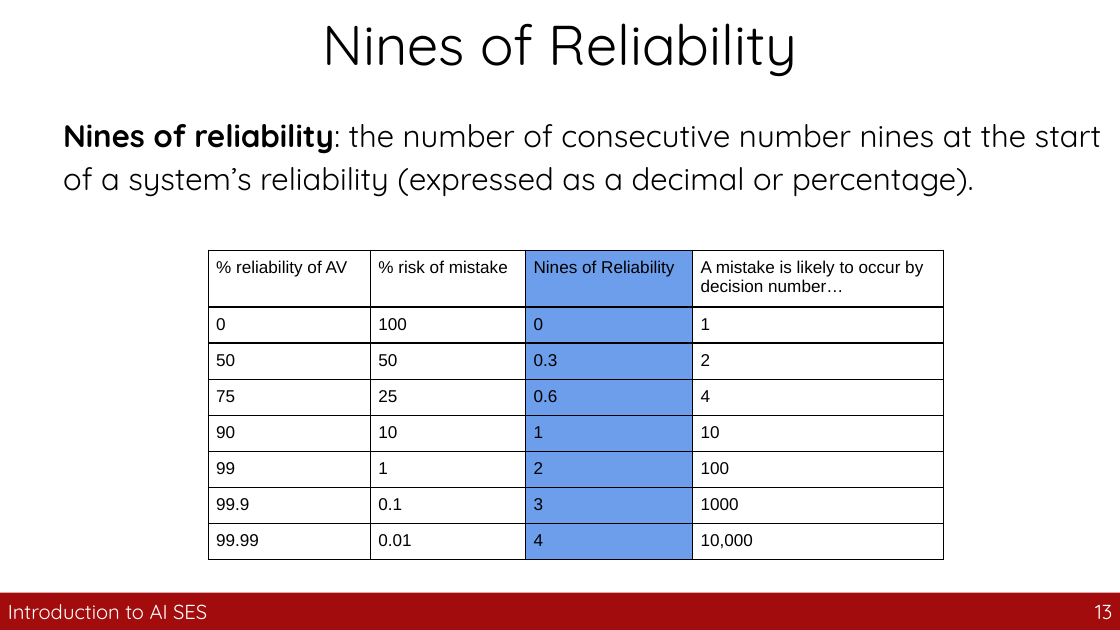
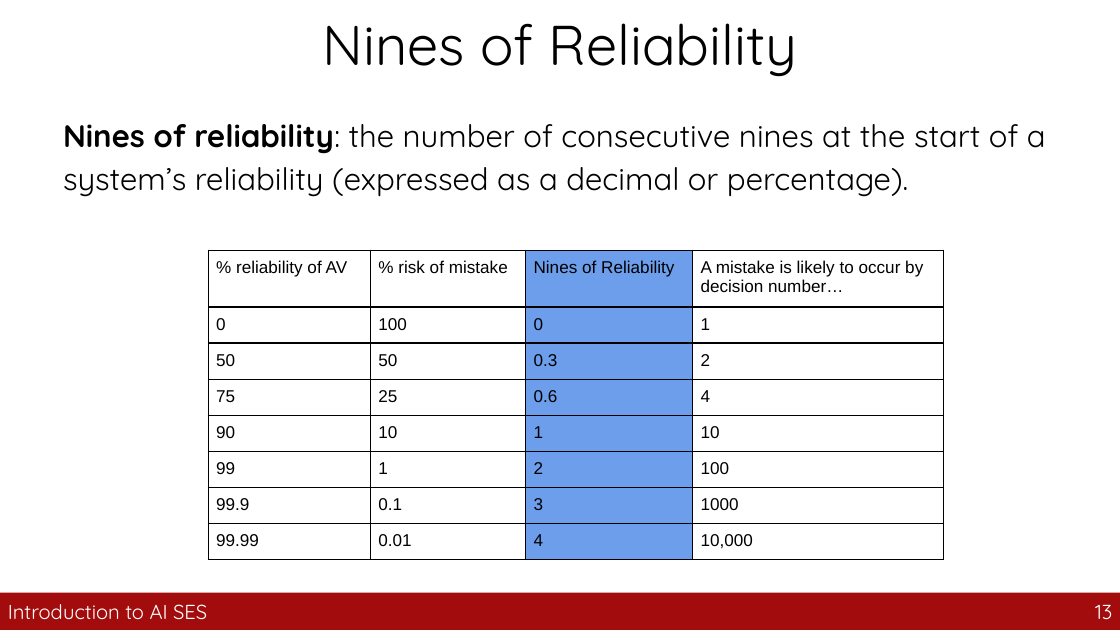
Before and after one commit to guhofstra/CSC163Fa26, a slide deck: slide 13 of PPTs/4_safety_engineering.pptx. Drawn at 1120x630 pixels with LibreOffice and Linux fonts; fonts in the diff are those of the drawing. Boxes give left, top, right and bottom in pixels: in the first picture for what was removed or moved away, otherwise in the second. Text is boxed around its words. In the diff, an @@ line names an element or a change of style, - is before the commit and + after.

```diff
--- a/PPTs/4_safety_engineering.pptx
+++ b/PPTs/4_safety_engineering.pptx
@@ text at [63, 124, 1046, 197]: text changed @@
-Nines of reliability: the number of consecutive number nines at the start of a system’s reliability (expressed as a decimal or percentage).
+Nines of reliability: the number of consecutive nines at the start of a system’s reliability (expressed as a decimal or percentage).
```
Also in this commit, not shown: 8 other slides changed, 1 slide removed, 30 other files.
